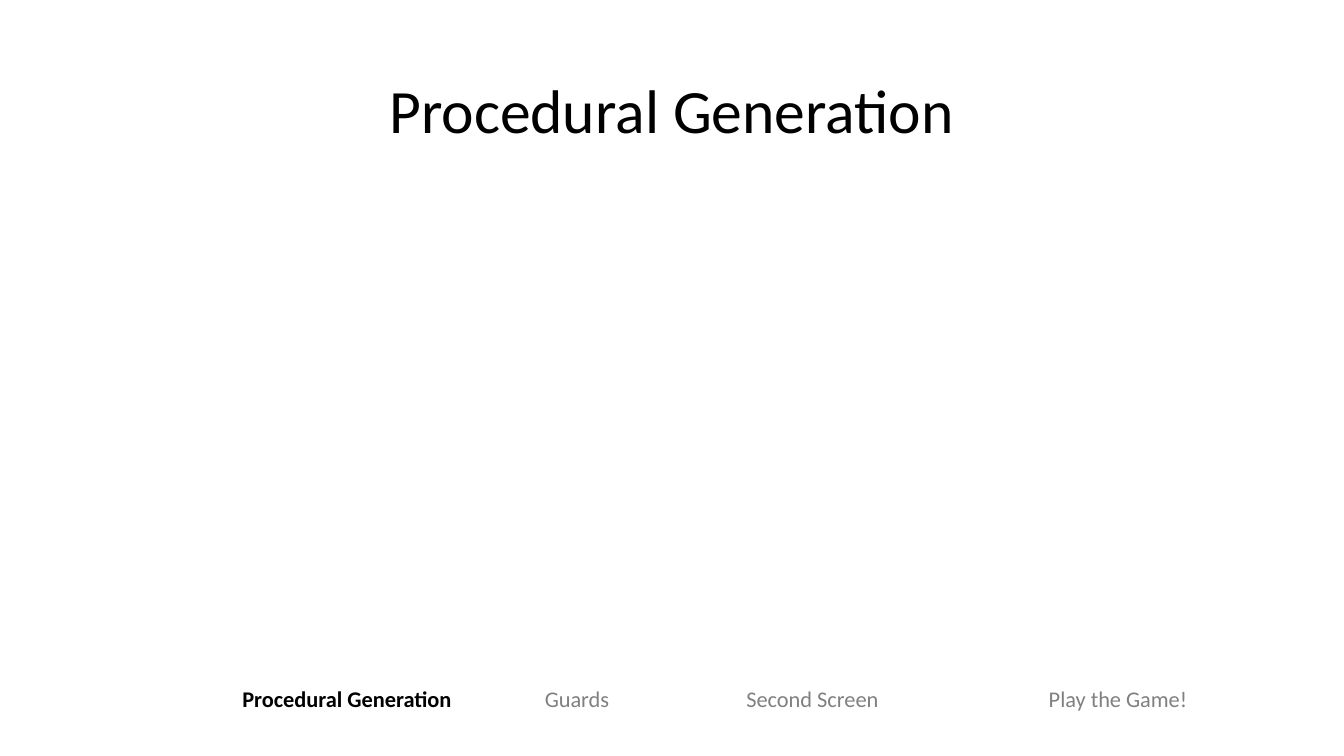
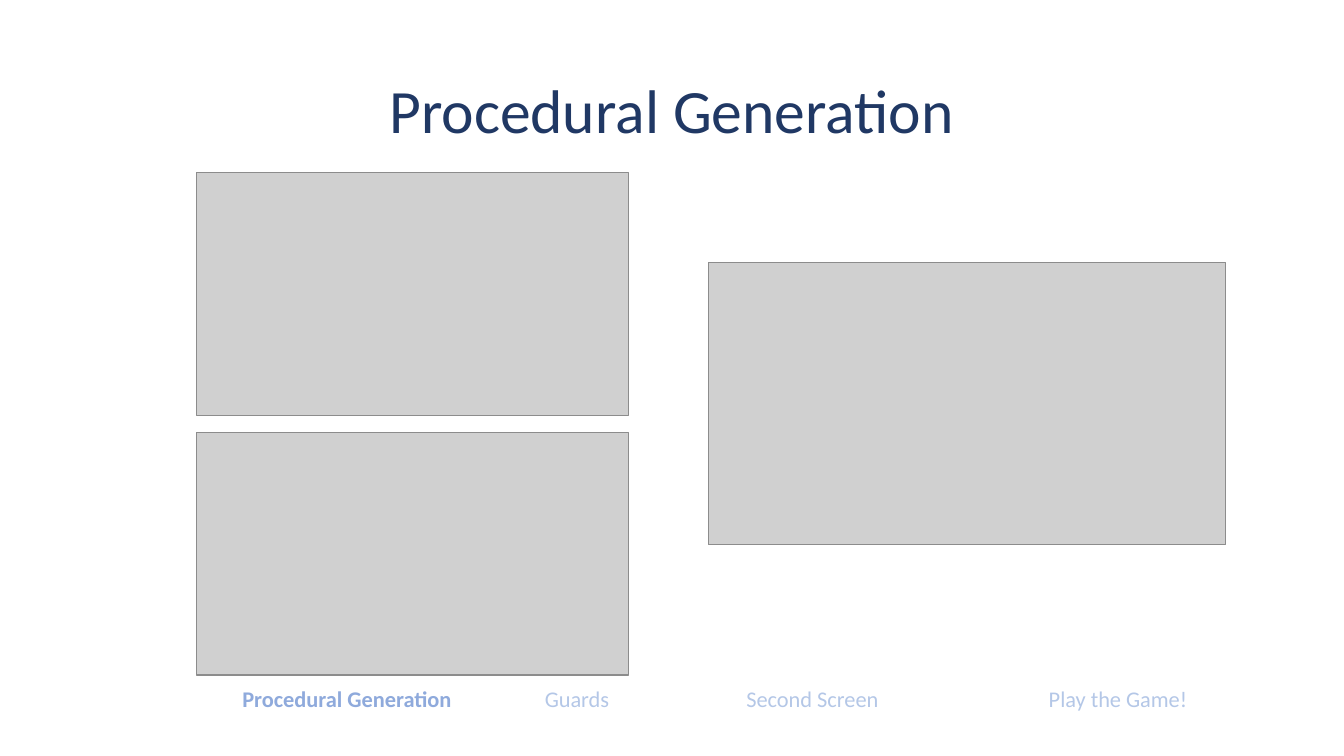
Before and after one commit to tim427/minorproject, a slide deck: slide 3 of Presentation/Presentation.pptx. Drawn at 1344x756 pixels with LibreOffice and Linux fonts; fonts in the diff are those of the drawing; grey boxes stand for pictures. Boxes give left, top, right and bottom in pixels: in the first picture for what was removed or moved away, otherwise in the second. Text is boxed around its words. In the diff, an @@ line names an element or a change of style, - is before the commit and + after.

Commit message:
Final Presentation

```diff
--- a/Presentation/Presentation.pptx
+++ b/Presentation/Presentation.pptx
@@ title "Procedural Generation" at box(389, 90, 954, 134): text colour #000000 to #203864 @@
@@ picture added at box(197, 172, 628, 415) @@
@@ picture added at box(709, 262, 1226, 544) @@
@@ picture added at box(197, 433, 628, 676) @@
@@ text "Procedural Generation Guards Second Screen ..." at box(242, 691, 1187, 711): text colour #000000 to #8FAADC in "Procedural Generation"; text colour #808080 to #B4C7E7 in "Guards Second Screen Play the Game!" @@
```
Also in this commit, not shown: 6 other slides changed, 5 other files.
